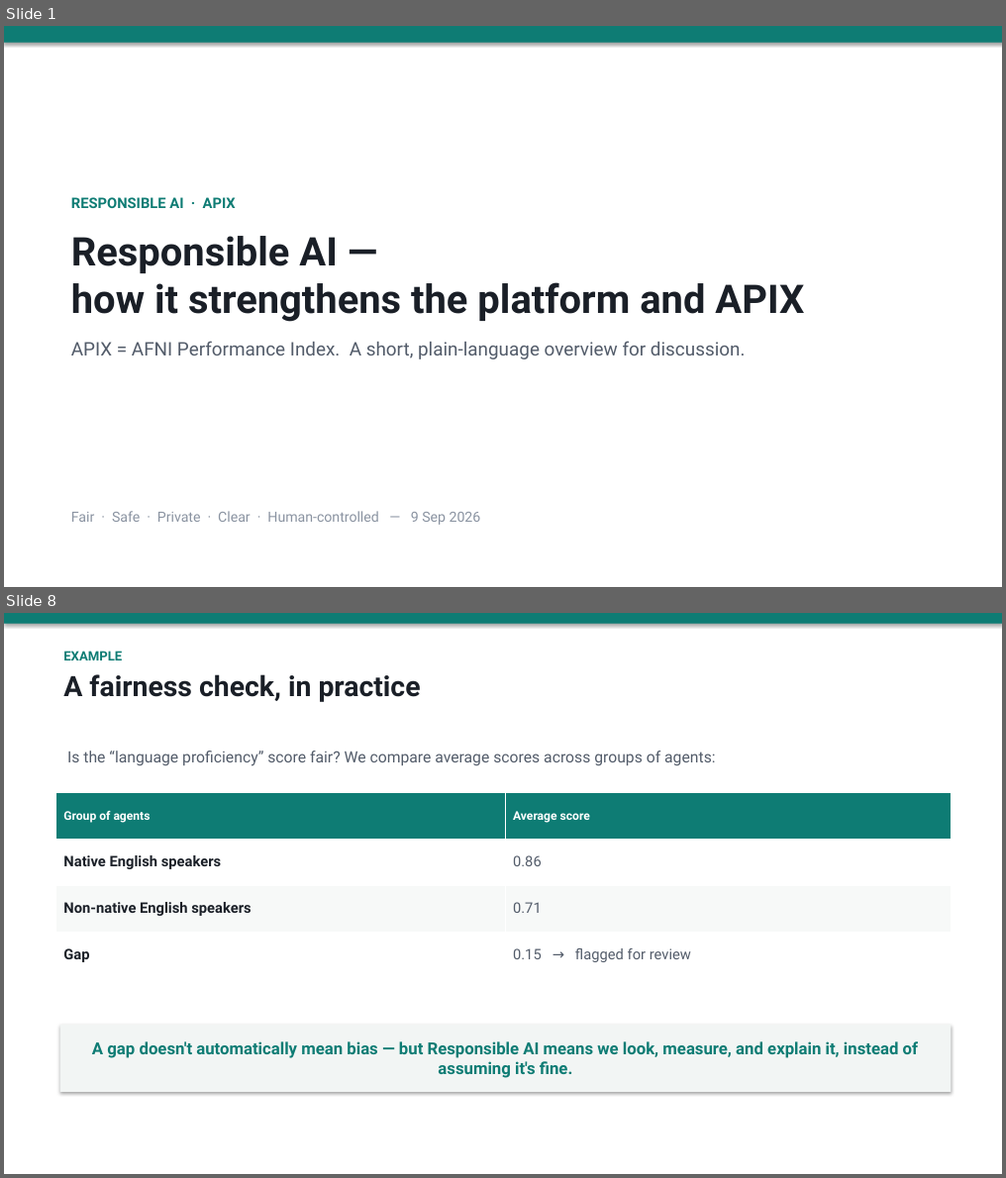
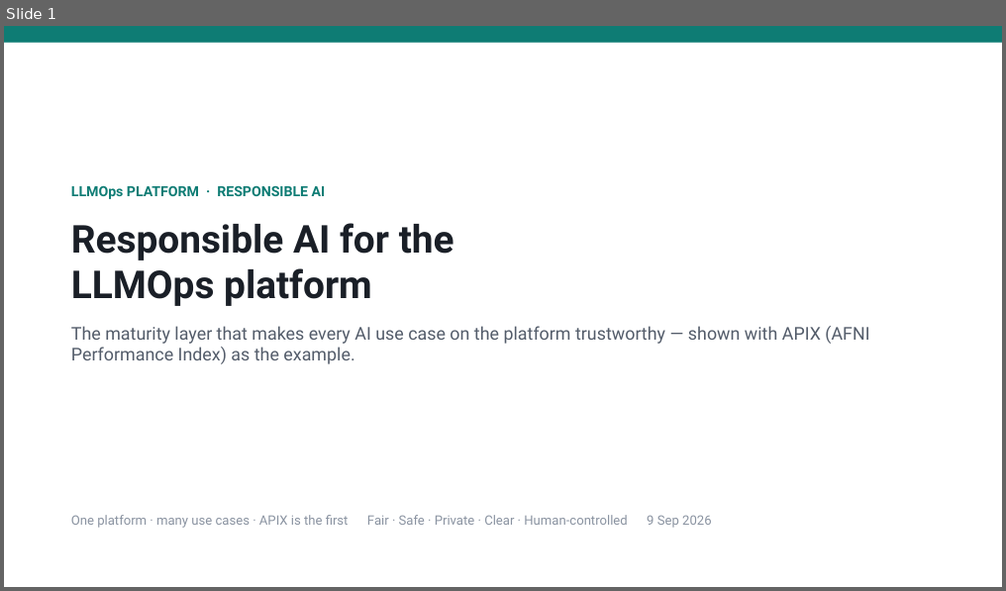
Before and after one commit to shyamanugu/LLMOps, a slide deck: usecases/ai_pipeline 2/docs/Responsible_AI_for_APIX.pptx. Shown one above the other, each under a label of ours: slides 1 and 8 before the commit, slide 1 after it; the slides between them are not shown. The pictures are 1006x1178 and 1006x591 pixels, drawn with LibreOffice and Linux fonts; fonts in the diff are those of the drawing. Boxes give left, top, right and bottom in pixels: in the first picture for what was removed or moved away, otherwise in the second. Text is boxed around its words. In the diff, an @@ line names an element or a change of style, - is before the commit and + after.

```diff
--- a/usecases/ai_pipeline 2/docs/Responsible_AI_for_APIX.pptx
+++ b/usecases/ai_pipeline 2/docs/Responsible_AI_for_APIX.pptx
@@ slide 8 removed at bbox=[4, 613, 1002, 1174], background #FFFFFF @@
@@ rectangle removed at bbox=[4, 613, 1002, 624] @@
@@ text removed at bbox=[63, 651, 421, 702] @@
-EXAMPLE
-A fairness check, in practice
@@ text removed at bbox=[67, 751, 716, 766] @@
-Is the “language proficiency” score fair? We compare average scores across groups of agents:
@@ table removed at bbox=[56, 792, 951, 978], 4 rows, 2 columns @@
-Group of agents | Average score
-Native English speakers | 0.86
-Non-native English speakers | 0.71
-Gap | 0.15 → flagged for review
@@ rectangle removed at bbox=[60, 1025, 951, 1092] @@
-A gap doesn't automatically mean bias — but Responsible AI means we look, measure, and explain it, instead of assuming it's fine.
@@ slide 1 changed as well @@
@@ rectangle at bbox=[4, 26, 1002, 43]: shadow off @@
@@ text at bbox=[71, 185, 869, 365]: text changed; size 18 to 17 pt @@
-RESPONSIBLE AI · APIX
-Responsible AI —
-how it strengthens the platform and APIX
-APIX = AFNI Performance Index. A short, plain-language overview for discussion.
+LLMOps PLATFORM · RESPONSIBLE AI
+Responsible AI for the
+LLMOps platform
+The maturity layer that makes every AI use case on the platform trustworthy — shown with APIX (AFNI Performance Index) as the example.
@@ text at bbox=[71, 515, 711, 528]: text changed; size 13.5 to 12.5 pt @@
-Fair · Safe · Private · Clear · Human-controlled — 9 Sep 2026
+One platform · many use cases · APIX is the first Fair · Safe · Private · Clear · Human-controlled 9 Sep 2026
```
Also in this commit, not shown: 3 other slides changed, 4 slides added, 3 other slides removed.
